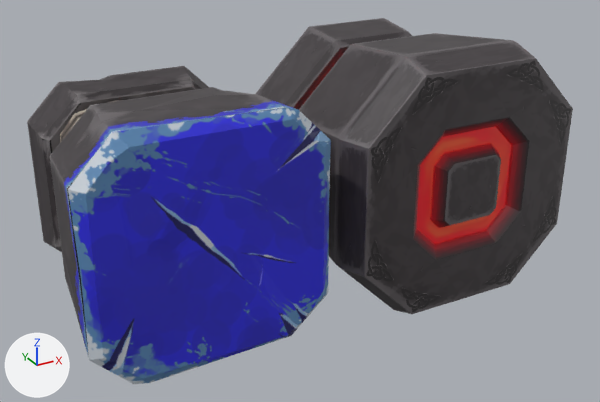
The OBJ model models/production/exports/magnet_electrical.obj as it was, and as the next commit left it.
One viewpoint serves both versions: a 50 mm camera at (-1.76, -5.24, 2.34) aimed at (1.06, -0.12, -0.23). The lights are fixed; the arrows at lower left show +X, +Y and +Z. Where no turn or scale is listed for an object, it has been applied to the vertices.

The first picture shows 'electrical-magnet', 'natural-magnet'.
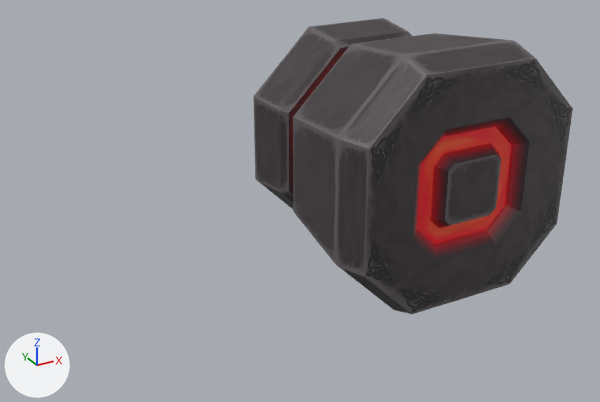
What differs and where, as boxes [x1, y1, x2, y2] in the pictures (600 x 402 px):
'natural-magnet', deleted (blue)
    before: [27, 66, 331, 384]

What the commit changed:
Object 'natural-magnet' (ob_natural_magnet) is deleted.
